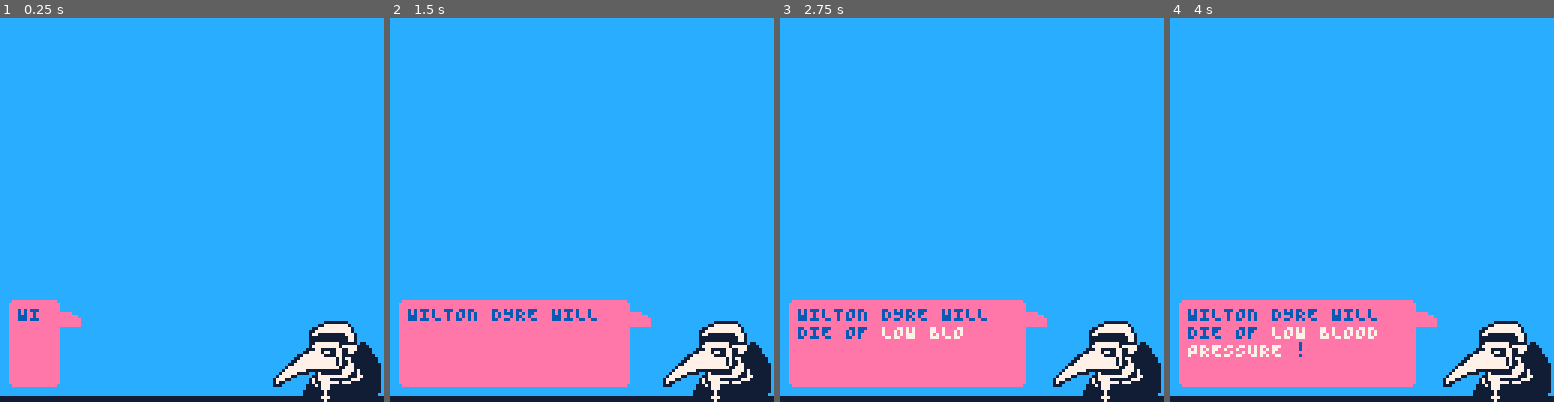
Above: before the commit, frames 1-4 (left to right).
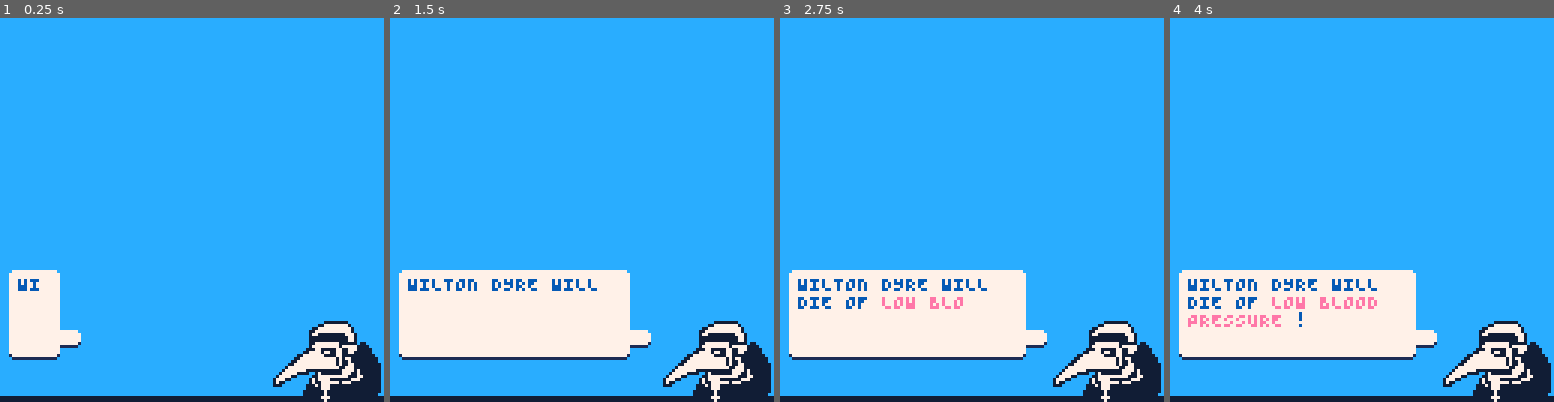
Above: after the commit, the same moments.

Repository: Yolwoocle/minijam_112
Game: PICO-8 cartridge minijam112.p8
Same seed, same stepped clock (60 frames per second), same inputs: the game is played once before the commit and once after it.
Inputs:
- Up to frame 1 (0.25 s): no input
- Up to frame 2 (1.5 s): tap X (X key) at 0.33, 1.07 s; tap O (Z key) at 0.7 s
- Up to frame 3 (2.75 s): hold Right 1.6-2.1 s; tap O (Z key) at 1.7, 2.1, 2.5 s; tap X (X key) at 1.85 s; hold Up 2.15-2.42 s; hold Right from 2.47 s (still down)
- Up to frame 4 (4 s): tap O (Z key) at 2.9, 3.3, 3.7 s; tap X (X key) at 2.97 s; release Right at 3.03 s; hold Left 3.08-3.58 s; hold Down 3.63-3.97 s

The runs differ from the first frame. In frame 1, 4.5% of the frame differs, in the area x 2-22%, y 65-97%; in frame 2, 19%, in the area x 2-68%, y 65-97%; in frame 3, 19%; in frame 4, 18%.

Commit message:
More stickers + better bubble

Diff:
--- a/minijam112.p8
+++ b/minijam112.p8
@@ -37,6 +37,7 @@
 		adj1="",
 
 		sticker=false,
+		sticker_spr=130+flr(rnd(5))*2,
 		sticker_ox=rnd(6)-3,
 		sticker_oy=rnd(6)-3,
 
@@ -123,6 +124,9 @@
 		},
 	}
 
+	bubble_dobj=create_dobj(0,-10)
+	speech_arrow_up=false
+
 	clock=0
 	maxclock=60*10 -- be careful about overflowing the tiny p8 limit
 end
@@ -220,10 +224,10 @@
 
 	draw_cursor()
 
-
+	-- draw dialogue / bubble / speech
 	if(not hide_bubble)then
-		print(parse_output,6,5,5)
-		print(ailment_out,6,5,4)
+		print(parse_output,6,5+dy(bubble_dobj),5)
+		print(ailment_out,6,5+dy(bubble_dobj),3)
 	end
 
 	if(debugmode)print(debug,1,1,9)
@@ -234,13 +238,14 @@
 
 function update_dead_list()
 	local out=" "
-	local ways_to_die=split" WAS NEVER SEEN AGAIN, STILL GETS NIGHTMARES, HASNT STOPPED CRYING,S FAMILY MISSES THEM, NEVER MADE IT HOME …(198 unchanged characters)…
+	local ways_to_die=split" WAS NEVER SEEN AGAIN, STILL GETS NIGHTMARES, HASNT STOPPED CRYING,'S FAMILY MISSES THEM, NEVER MADE IT HOME …(198 unchanged characters)…
+	local died_of_variations=split" DIED OF , PERISHED OF "
 	for customer in all(past_customers) do
 		--if customer.score<0 then
 		--	out..=to_fit(customer.name.." DIED OF "..customer.cause.."\n\n",14)
 		--end
 		local fate=rnd(ways_to_die)
-		if(flr(rnd(2))==0)fate=" DIED OF "..customer.cause
+		if(flr(rnd(2))==0)fate=rnd(died_of_variations)..customer.cause
 		out..=to_fit(customer.name..fate.."\n\n",11)
 	end
 
@@ -416,12 +421,11 @@
 
 		--anim_to_point(c,,130,0.97)
 
-		dialogue_queue=pack("LOOKS LIKE ITS TIME TO CLOSE UP SHOP ","","")
+		dialogue_queue=pack("LOOKS LIKE IT'S TIME TO CLOSE UP SHOP ","","")
 		dialogue_queue_time=30
 		time_since_last=0
 	end
 
-
 	if(c.mode!="report")return
 
 	local _x,_y=dx(report.dobj),dy(report.dobj)
@@ -431,6 +435,8 @@
 	end
 
 	if time_since_last==350 then
+		anim_to_point({dobj=bubble_dobj}, 0, -10, 0.9)
+		speech_arrow_up=false
 		anim_to_point(cam, 0, -91, 0.9)
 	end
 
@@ -522,15 +528,20 @@
 
 --draw speech bubble
 function draw_bubble()
-if(hide_bubble)return
+	if(hide_bubble)return
 	local _x,_y=3,3
 	local _w,_h=78,28
+	local ox = 0
+	local oy = dy(bubble_dobj)
 
 	--78 is normal width
 	_w=min(8+#parse_output*4,78)
 
-	rrect(_x,_y,_w,_h,3)
-	sspr(37,0,7,5,_x+_w+1,_y+4)
+	rrect(_x,_y+oy+1,_w,_h,1)
+	rrect(_x,_y+oy,_w,_h,4)
+	local spry=speech_arrow_up and 4 or 20
+	sspr(0,27,7,5, _x+_w+1, _y+spry+oy+1)
+	sspr(37,0,7,5, _x+_w+1, _y+spry+oy)
 end
 
 
@@ -564,7 +575,7 @@
 	text_bold("TODAY I AM FEELING",_x+3,_y+13,7,1)
 	text_bold(" - "..report.adj1,_x+3,_y+20,7,5)
 
-	if(report.sticker)spr(8,_x+60+report.sticker_ox,_y+22+report.sticker_oy,2,2)
+	if(report.sticker)spr(report.sticker_spr,_x+60+report.sticker_ox,_y+22+report.sticker_oy,2,2)
 
 	line(_x+3,_y+29,_x+_w-25,_y+29,1)
 
@@ -760,6 +771,8 @@
 		intro_phase=1
 
 		anim_to_point(cam, 0,0, 0.9)
+		anim_to_point({dobj=bubble_dobj}, 0,0, 0.9)
+		speech_arrow_up=true
 		c.mode="ingredients"
 
 		clock=0
@@ -1060,7 +1073,7 @@
 -->8
 --data
 
-all_effects=split"SUMMONS GIANT PEACH,GLOWS IN THE DARK,FINSHES YOUR ESSAY,SUMMONS A TORNADO,FACILI …(1250 unchanged characters)…
+all_effects=split"SUMMONS GIANT PEACH,GLOWS IN THE DARK,FINISHES YOUR ESSAY,SUMMONS A TORNADO,FACILI …(1250 unchanged characters)…
 all_solutions={
 	"A BROKEN HEART|HIGH IN VITAMIN C,LOWERS CHOLESTEROL,RAISES SEX APPEAL,RELEASES PHEROMONES,FACILITATES CONFIDENCE,HARDENS SKIN",
 	"BAD BODY ODOUR|RELEASES PHEROMONES,HIGH IN VITAMIN C,INCREASES CHARISMA,HARDENS SKIN,REMOVES TASTE,TASTES OF ORANGE",
@@ -1085,7 +1098,7 @@
 	"A SUDDEN STROKE|LOWERS CHOLESTEROL,INSTANT DEATH",
 	"OLD AGE|LOWERS CHOLESTEROL,HARDENS LIVER,RAISES HP",
 	"NO INTERNET|EMITS 5G SIGNAL",
-	"BOREDOM|TURNS INTO A CHAIR,INSTANT DEATH,INSTILLS PARANOIA,JUST GETS YOU STONED,EMITS 5G SIGNAL,AMPLIFIES TINNITUS,TURNS URINE GREEN,SETS YOU ON FIRE,REJUVENATES HAIR GROWTH,FINDS KEYS",
+	"BOREDOM|TURNS INTO A SWORD,INSTANT DEATH,INSTILLS PARANOIA,JUST GETS YOU STONED,EMITS 5G SIGNAL,AMPLIFIES TINNITUS,TURNS URINE GREEN,SETS YOU ON FIRE,REJUVENATES HAIR GROWTH,FINDS KEYS",
 	"AGGRESSIVE SEALIFE|INCREASES STRENGTH,FACILITATES CONFIDENCE",
 	"HUNGER|SUMMONS GIANT PEACH,FACILITATES DIGESTION,HIGH IN VITAMIN C,REMOVES TASTE,TASTES OF ORANGE,JUST GETS YOU STONED"
 }
@@ -1095,7 +1108,7 @@
 last_names=split"GRAHAMES,HUMES,HARFORDE,DARWINE,GOODEE,ELWINE,EDISONE,SWEETE,TATUME,DYRE,BYRD,WEBBE,HEDLEYE,EVERLYE,HARRISE,FAIRBAIRNS,WESTCOTTE,EDGARE"
 
 result_dialogue={
-	split",WONDERS IF THIS WAS AS, FOR YOU AS IT WAS THEM",
+	split",WONDERS IF THIS WAS AS, FOR YOU AS IT WAS FOR THEM",
 	split",THINKS THIS IS, !",
 	split",IS GOING TO HAVE A, DAY !",
 	split",THINKS YOUR SHOP IS, !",
@@ -1105,323 +1118,323 @@
 	split",HAS NEVER FELT THIS, BEFORE !",
 	split",WILL LIKELY SUFFER A, DEATH !",
 	split"YOU THOUGHT ,WAS,.",
-	split",CANT STOP THINKING ABOUT HOW, YOU WERE",
-	split",DOUBTS THEYLL EVER FEEL THIS, AGAIN",
+	split",CAN'T STOP THINKING ABOUT HOW, YOU WERE",
+	split",DOUBTS THEY'LL EVER FEEL THIS, AGAIN",
 	split"I HEARD ,SHOUT HOW, THEY FELT ONCE OUTSIDE !",
 	split",WONDERS IF THIS IS AS, AS IT GETS !",
 }
 
 potion_types=split"jumping,wonder,slime,speed,dexterity,anger,anxiety,invisibility,money,freedom,flight,love,romance,re …(274 unchanged characters)…
 
-positive_adj=split"COURAGEOUS,GOOD,WONDERFUL,FANTASTIC,ENLI …(257 unchanged characters)…
+positive_adj=split"FASCINATING,COURAGEOUS,GOOD,WONDERFUL,FANTASTIC,ENLI …(257 unchanged characters)…
 negative_adj=split"ASTOUNDING,WEIRD,BAD,SMELLY,CREEPY,SPOOKY,FEARFUL,UNCANNY,GHASTLY,ECCENTRIC,TERRIBLE,DISGUSTING,OFFE …(269 unchanged characters)…
-neutral_adj=split"OK,NEUTRAL,SILLY,PECULIAR,KINKY,CAUSTIC,BIZARRE,DOWDY,BUSY,COLD,SHINY,REFLECTIVE,DRUNK,HIGH,SPONGE-Y,LIQUID,AROUSING"
-…(309 lines of a section not shown)…
+neutral_adj=split"OK,NEUTRAL,SILLY,PECULIAR,KINKY,CAUSTIC,BIZARRE,DOWDY,BUSY,COLD,SHINY,REFLECTIVE,DRUNK,HIGH,SPONGE-Y,LIQUID,AROUSING,BRIGHT,SULFURIC"
+…(309 lines of a section not shown)…
Not shown, changed: 36 lines of the sprite sheet (__gfx__) section of minijam112.p8
